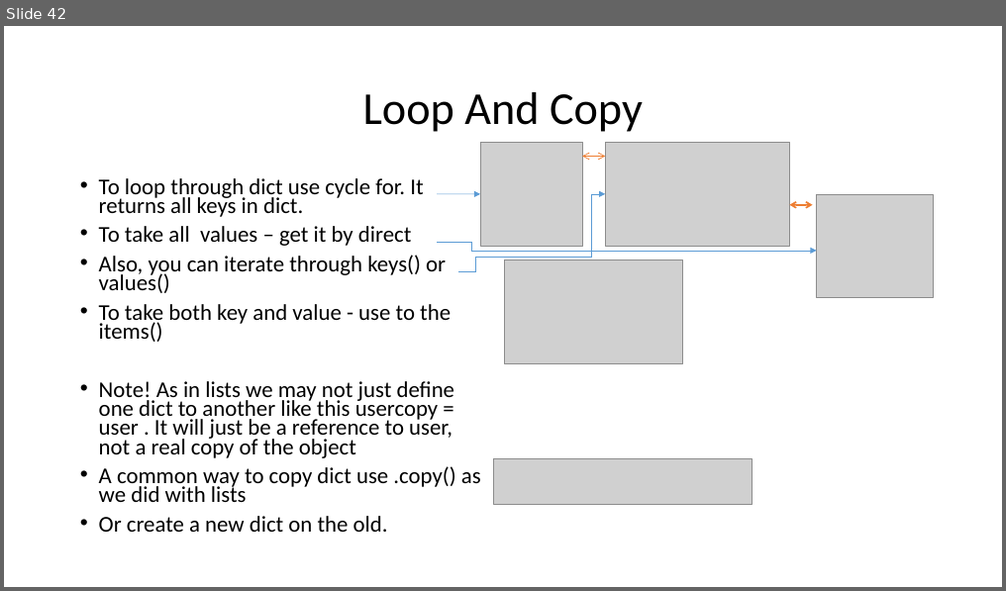
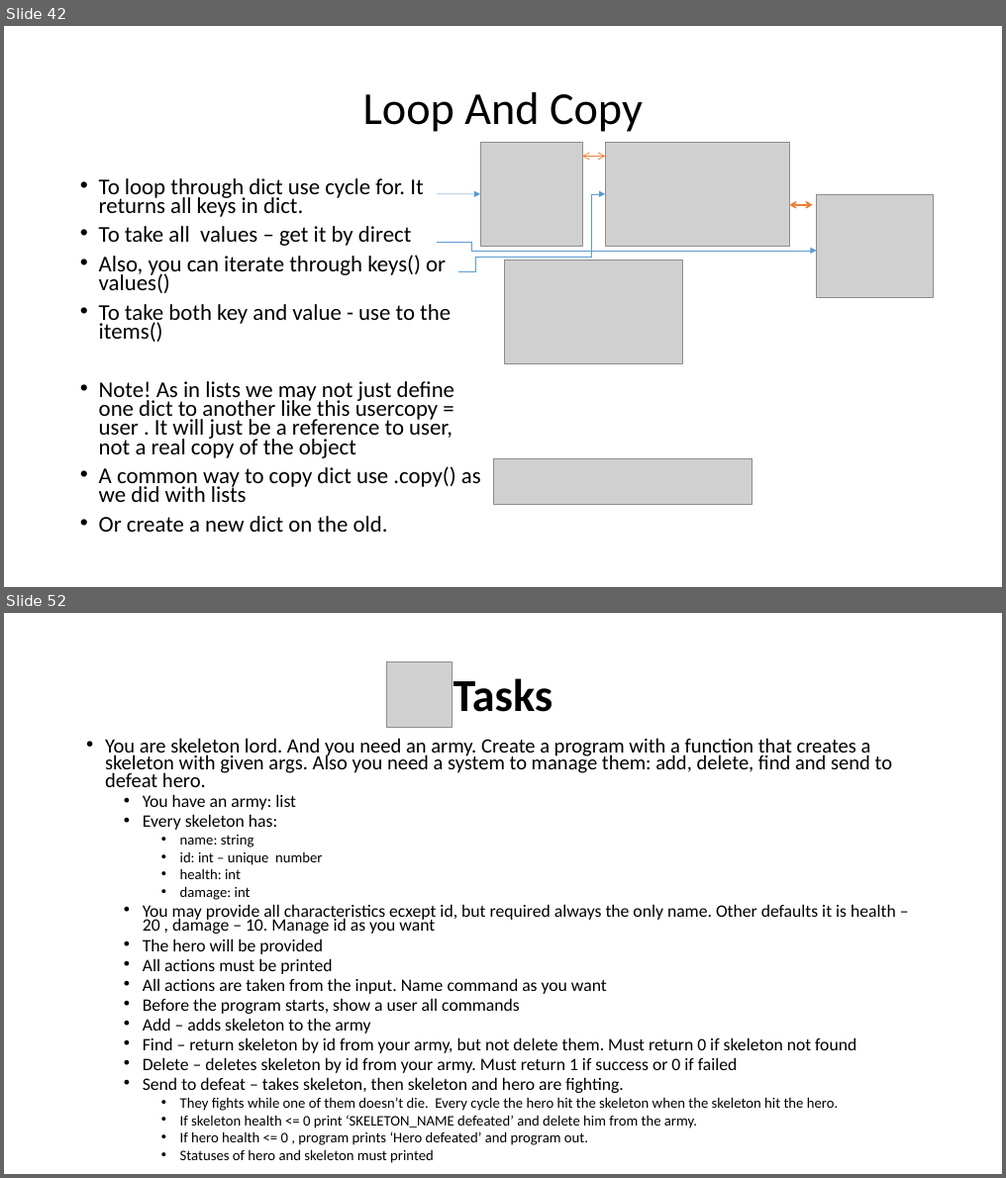
Before and after one commit to WonderLuc/brother-bootcamp, a slide deck: python 101/python_101.pptx. Shown one above the other, each under a label of ours: slide 42 before the commit, slides 42 and 52 after it; the slides between them are not shown. The pictures are 1006x591 and 1006x1178 pixels, drawn with LibreOffice and Linux fonts; fonts in the diff are those of the drawing; grey boxes stand for pictures; background and template pictures are left out. Boxes give left, top, right and bottom in pixels: in the first picture for what was removed or moved away, otherwise in the second. Text is boxed around its words. In the diff, an @@ line names an element or a change of style, - is before the commit and + after.

Commit message:
feat: add functions block

```diff
--- a/python 101/python_101.pptx
+++ b/python 101/python_101.pptx
@@ slide 52 added at bbox=[4, 613, 1002, 1174], background picture (left out) @@
@@ picture added at bbox=[386, 663, 451, 728] @@
@@ text added at bbox=[453, 678, 553, 712], 44 pt, text #000000, bold @@
+Tasks
@@ text added at bbox=[105, 738, 896, 1163], 16.8 pt, text #000000 @@
+• You are skeleton lord. And you need an army. Create a program with a function that creates a skeleton with given args. Also you need a system to manage them: add, delete, find and send to defeat hero.
+  • You have an army: list
+  • Every skeleton has:
+    • name: string
+    • id: int – unique number
+    • health: int
+    • damage: int
+  • You may provide all characteristics ecxept id, but required always the only name. Other defaults it is health – 20 , damage – 10. Manage id as you want
+  • The hero will be provided
+  • All actions must be printed
+  • All actions are taken from the input. Name command as you want
+  • Before the program starts, show a user all commands
+  • Add – adds skeleton to the army
+  • Find – return skeleton by id from your army, but not delete them. Must return 0 if skeleton not found
+  • Delete – deletes skeleton by id from your army. Must return 1 if success or 0 if failed
+  • Send to defeat – takes skeleton, then skeleton and hero are fighting.
+    • They fights while one of them doesn’t die. Every cycle the hero hit the skeleton when the skeleton hit the hero.
+    • If skeleton health <= 0 print ‘SKELETON_NAME defeated’ and delete him from the army.
+    • If hero health <= 0 , program prints ‘Hero defeated’ and program out.
+    • Statuses of hero and skeleton must printed
```
Also in this commit, not shown: 8 slides changed, 3 other slides added, 5 other files.
